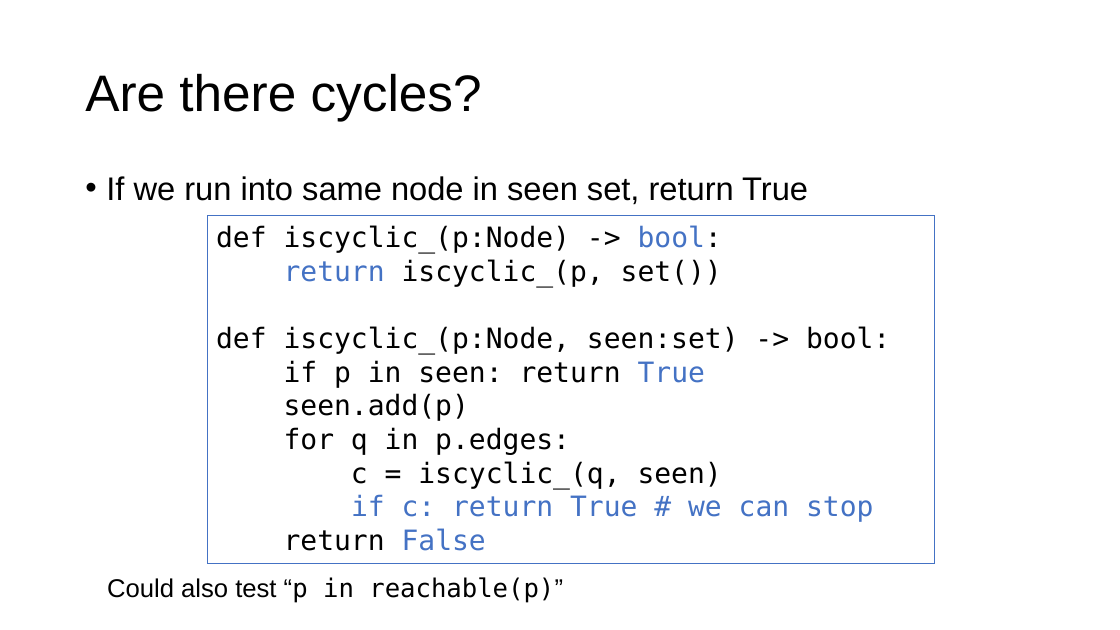
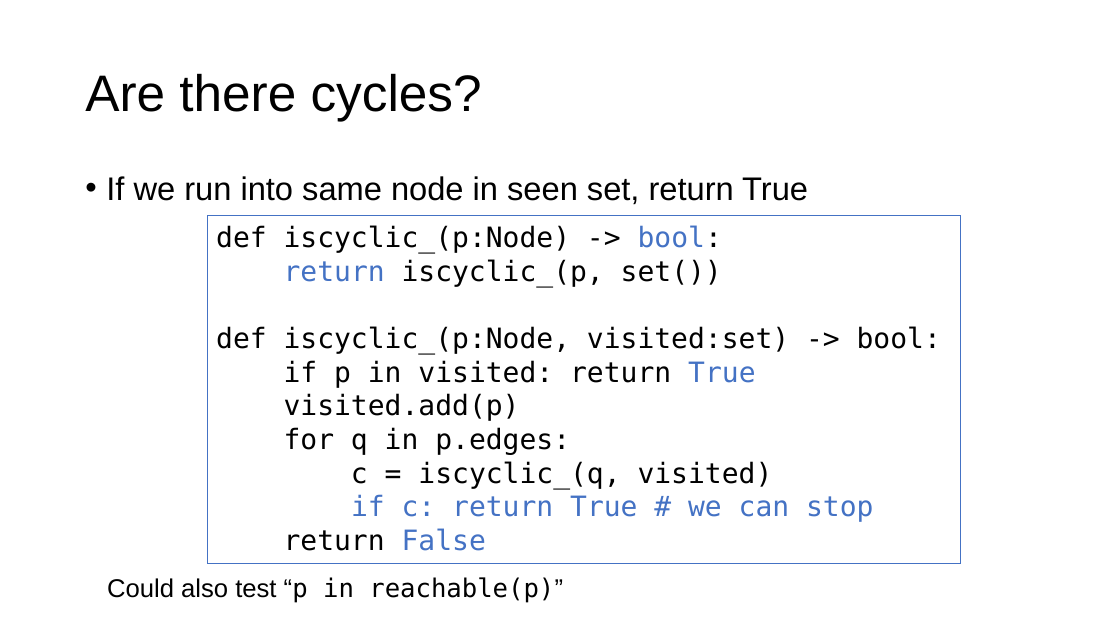
Before and after one commit to parrt/msds689, a slide deck: slide 9 of notes/graphs.pptx (slide 8 before the commit). Drawn at 1120x630 pixels with LibreOffice and Linux fonts; fonts in the diff are those of the drawing; background and template pictures are left out. Boxes give left, top, right and bottom in pixels: in the first picture for what was removed or moved away, otherwise in the second. Text is boxed around its words. In the diff, an @@ line names an element or a change of style, - is before the commit and + after.

```diff
--- a/notes/graphs.pptx
+++ b/notes/graphs.pptx
@@ rectangle "def iscyclic_(p:Node) -> bool:": place and size @@
-rectangle "def iscyclic_(p:Node) -> bool:" at (208, 216, 936, 564)
+rectangle "def iscyclic_(p:Node) -> bool:" at (208, 216, 961, 564)
@@ text in rectangle at (216, 326, 941, 421): text changed @@
-def iscyclic_(p:Node, seen:set) -> bool:
-if p in seen: return True
-seen.add(p)
+def iscyclic_(p:Node, visited:set) -> bool:
+if p in visited: return True
+visited.add(p)
@@ text in rectangle at (351, 461, 773, 489): text changed @@
-c = iscyclic_(q, seen)
+c = iscyclic_(q, visited)
```
Also in this commit, not shown: 3 other slides changed, 3 slides added, 2 other files.
